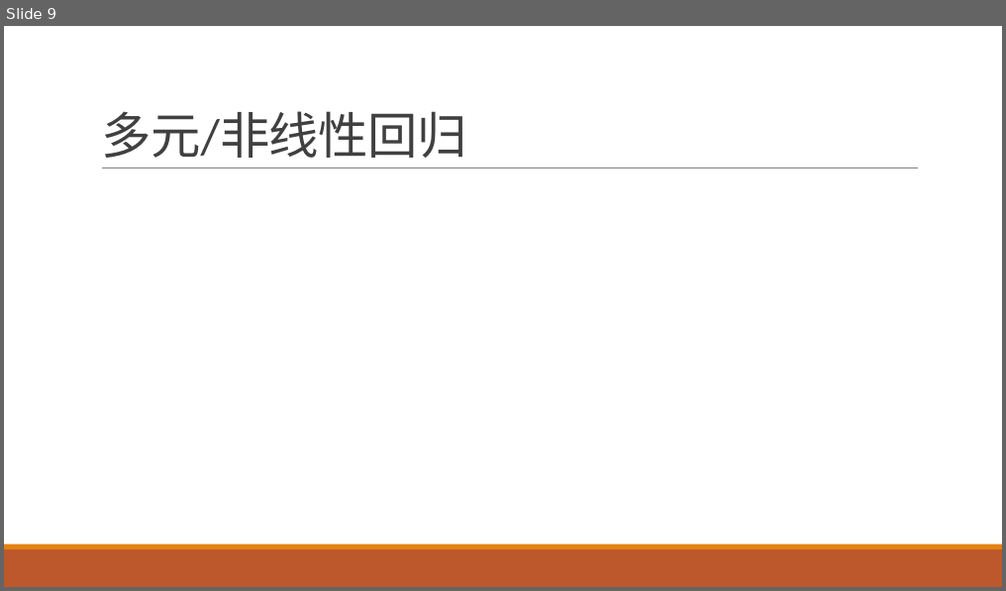
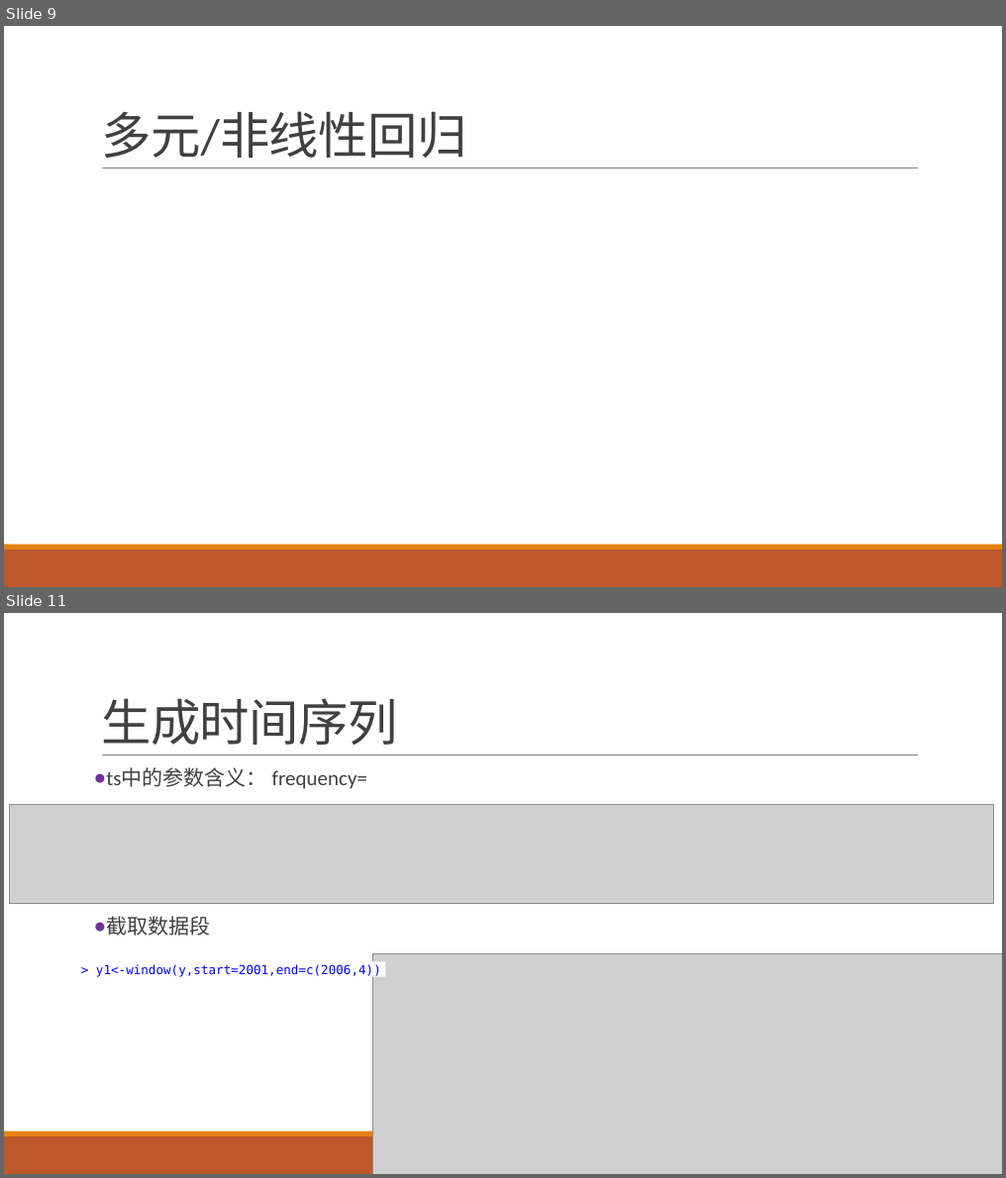
Before and after one commit to exoplanetX/DataAnalytics, a slide deck: 实验-7-预测.pptx. Shown one above the other, each under a label of ours: slide 9 before the commit, slides 9 and 11 after it; the slides between them are not shown. The pictures are 1006x591 and 1006x1178 pixels, drawn with LibreOffice and Linux fonts; fonts in the diff are those of the drawing; grey boxes stand for pictures. Boxes give left, top, right and bottom in pixels: in the first picture for what was removed or moved away, otherwise in the second. Text is boxed around its words. In the diff, an @@ line names an element or a change of style, - is before the commit and + after.

```diff
--- a/实验-7-预测.pptx
+++ b/实验-7-预测.pptx
@@ slide 11 added at (4, 613, 1002, 1174), background #FFFFFF; not listed: 3 template elements that a slide beside it also shows @@
@@ title added at (101, 698, 398, 745), 48 pt, text #404040 @@
+生成时间序列
@@ text added at (106, 768, 367, 936), 20 pt, text #404040 @@
+● ts中的参数含义： frequency=
+● 截取数据段
@@ picture added at (9, 805, 994, 903) @@
@@ rectangle added at (81, 961, 386, 977), fill #FFFFFF, 12 pt, text #0000FF @@
+> y1<-window(y,start=2001,end=c(2006,4))
@@ picture added at (373, 954, 1002, 1174) @@
```
Also in this commit, not shown: 2 slides changed, 4 other slides added, 1 slide removed, 1 other file.
